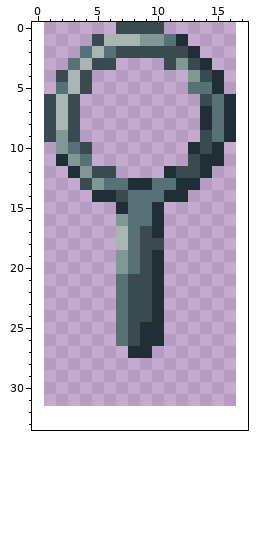
Edited in one commit: pixel-art file (Assets/Assets/hook.aseprite). The first picture shows the starting point.
16x32 pixels, 1 frame. The old version is drawn lined up with the new one, on the new canvas.
After:
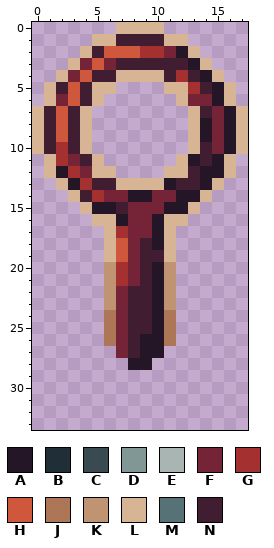
Palette (. is transparent): A #241527  B #202e37  C #394a50  D #819796  E #a8b5b2  F #752438  G #a53030  H #cf573c  J #ad7757  K #c09473  L #d7b594  M #577277  N #411d31
Edits made:
canvas 16x32 -> 18x34, the old top-left corner now at 1,0
Changed rows in their new state; - is an unchanged pixel.
first column x 0:
 0 -------LLLL-------
 1 -----LLNNNNLL-----
 2 ----LNHHHGGFAL----
 3 ---LFHFNNNNNNAL---
 4 --LFHNNLLLLNGNAL--
 5 -LNHNLL----LLGNAL-
 6 -LFHNL------LFFAL-
 7 LNHNL--------LNFAL
 8 LNHNL--------LAFAL
 9 LNHNL--------LAFAL
10 LNGNL--------LNFAL
11 -LGFNL------LANAL-
12 -LAGFLL----LLNAAL-
13 --LAGNNLLLLANNAL--
14 ---LNGFFAAFFAAL---
15 ----LAANFFFAAL----
16 -----LLAFFALL-----
17 ------LGFFAL------
18 ------LHFNAL------
19 ------LHFNNL------
20 ------KGFNAK------
21 ------KGFNAK------
22 ------KFNNAK------
23 ------KFNNAK------
24 ------JFNNAJ------
25 ------JFNNAJ------
26 ------JFNAAJ------
27 -------FNAA-------
28 --------AA--------
